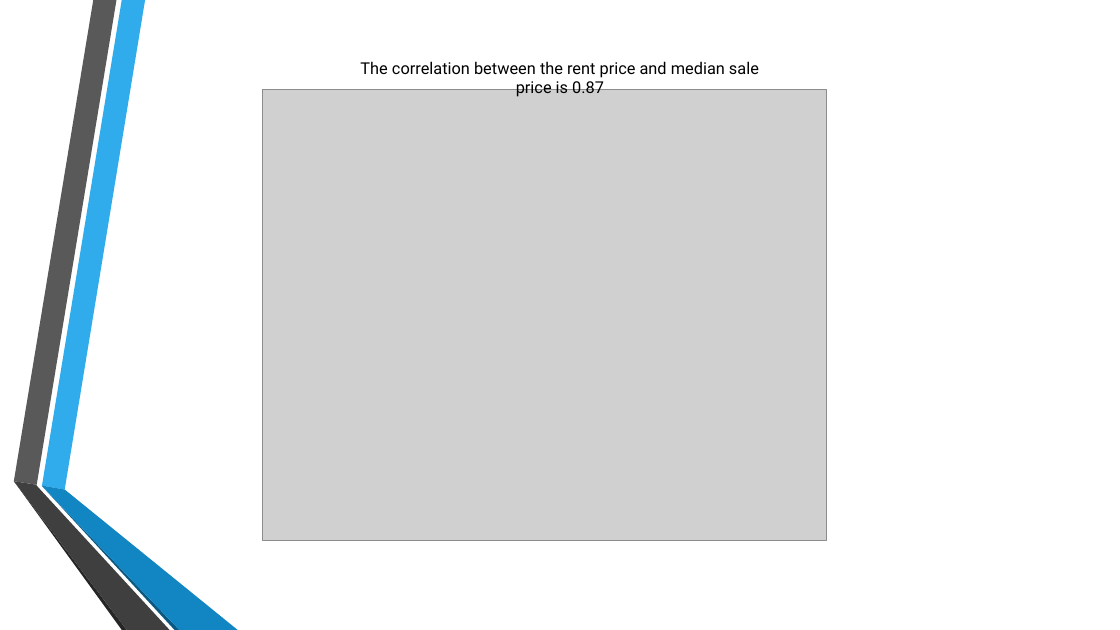
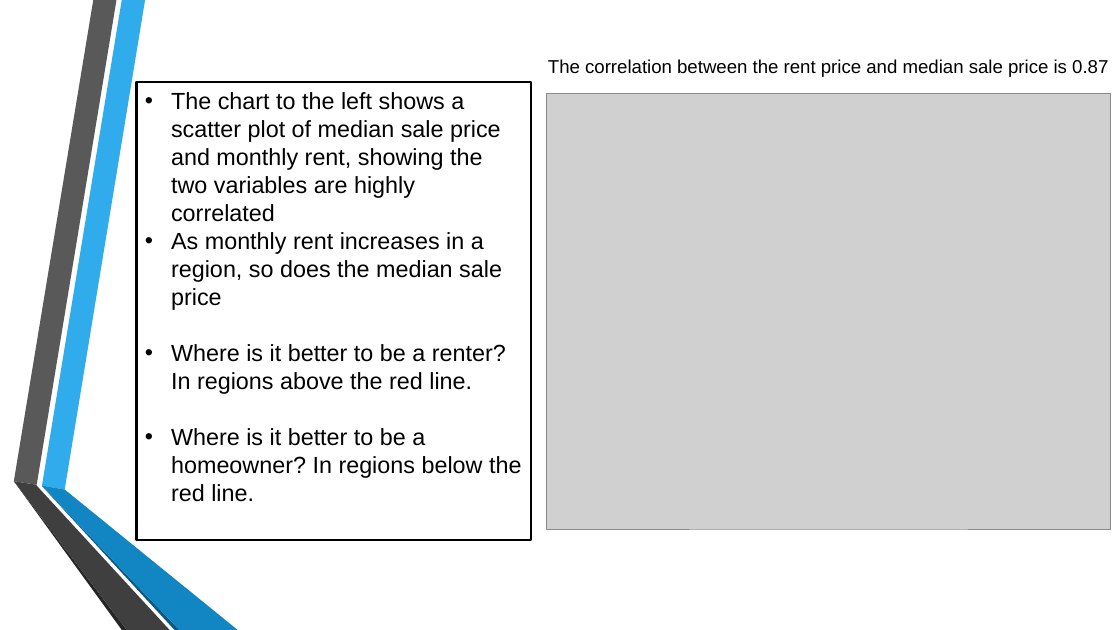
Before and after one commit to josephlomas/Project1_GroupRepo, a slide deck: slide 6 of Real Estate EDA.pptx (slide 5 before the commit). Drawn at 1120x630 pixels with LibreOffice and Linux fonts; fonts in the diff are those of the drawing; grey boxes stand for pictures. Boxes give left, top, right and bottom in pixels: in the first picture for what was removed or moved away, otherwise in the second. Text is boxed around its words. In the diff, an @@ line names an element or a change of style, - is before the commit and + after.

```diff
--- a/Real Estate EDA.pptx
+++ b/Real Estate EDA.pptx
@@ text "The correlation between the rent ...": place and size @@
-text "The correlation between the rent ..." at (360,61,759,97)
+text "The correlation between the rent ..." at (548,59,1108,77)
@@ text "The correlation between the rent ..." at (548,59,1108,77): size 14 to 16 pt, font Roboto to Arial @@
@@ rectangle added at (137,82,532,540), fill #FFFFFF, outline #000000 2 pt, 20 pt, text #000000 @@
+• The chart to the left shows a scatter plot of median sale price and monthly rent, showing the two variables are highly correlated
+• As monthly rent increases in a region, so does the median sale price
+• Where is it better to be a renter? In regions above the red line.
+• Where is it better to be a homeowner? In regions below the red line.
@@ picture removed at (263,90,828,540) @@
@@ picture added at (546,93,1111,529) @@
```
Also in this commit, not shown: 5 other slides changed, 2 slides added, 2 slides removed.
